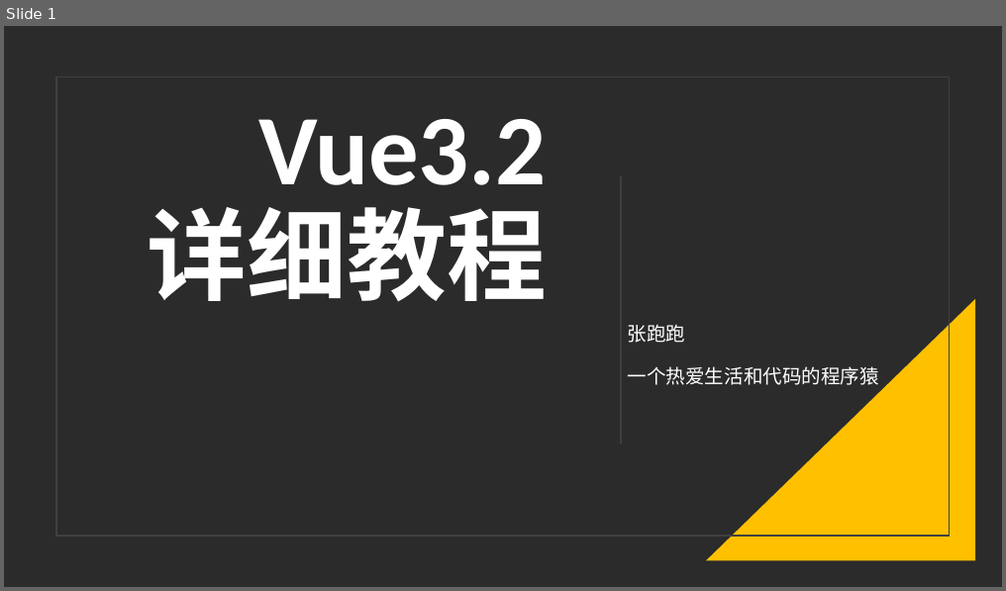
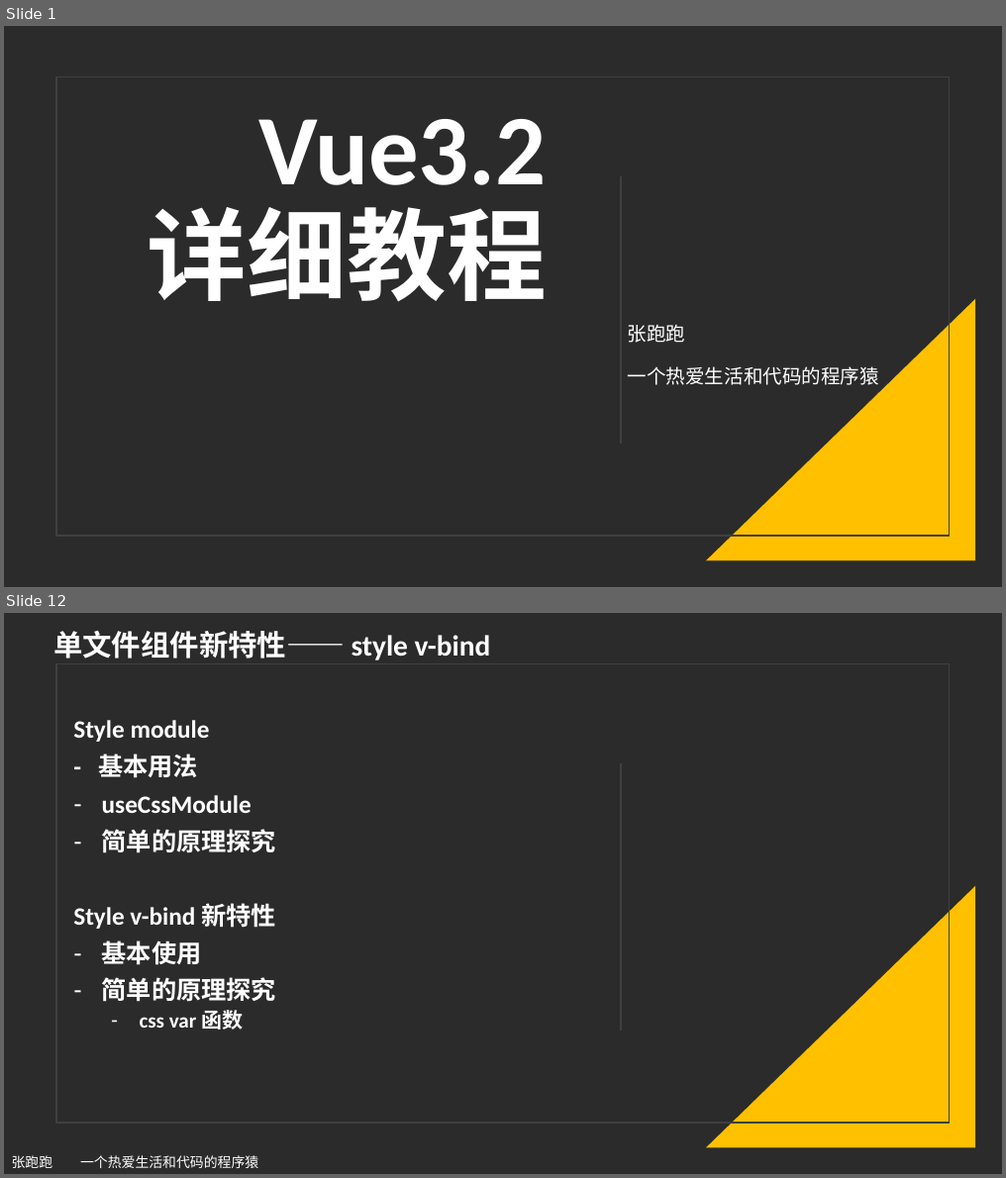
Before and after one commit to iyuangang/web-study-record, a slide deck: Vue/Vue3.2-released/vue3.2详细教程.pptx. Shown one above the other, each under a label of ours: slide 1 before the commit, slides 1 and 12 after it; the slides between them are not shown. The pictures are 1006x591 and 1006x1178 pixels, drawn with LibreOffice and Linux fonts; fonts in the diff are those of the drawing; background and template pictures are left out; a plain dark background stands for a picture behind light text. Boxes give left, top, right and bottom in pixels: in the first picture for what was removed or moved away, otherwise in the second. Text is boxed around its words. In the diff, an @@ line names an element or a change of style, - is before the commit and + after.

```diff
--- a/Vue/Vue3.2-released/vue3.2详细教程.pptx
+++ b/Vue/Vue3.2-released/vue3.2详细教程.pptx
@@ slide 12 added at (4, 613, 1002, 1174), background picture (left out) @@
@@ rectangle added at (4, 613, 1002, 1174), fill #FFFFFF @@
@@ text added at (54, 631, 491, 661), 28 pt, text #FFFFFF, bold @@
+单文件组件新特性—— style v-bind
@@ rectangle added at (56, 663, 949, 1123), outline #404040 1.5 pt @@
@@ subtitle added at (73, 720, 276, 1030), 24 pt, text #FFFFFF, bold @@
+Style module
+- 基本用法
+– useCssModule
+– 简单的原理探究
+Style v-bind 新特性
+– 基本使用
+– 简单的原理探究
+  – css var 函数
@@ line added from (621, 765) to (621, 1030), #404040 1.5 pt @@
@@ right triangle added at (706, 886, 976, 1149), fill #FFC000 @@
@@ text added at (12, 1156, 258, 1168), 13.2 pt, text #FFFFFF @@
+张跑跑 一个热爱生活和代码的程序猿
```
Also in this commit, not shown: 8 slides changed, 8 other slides added, 9 other files.
